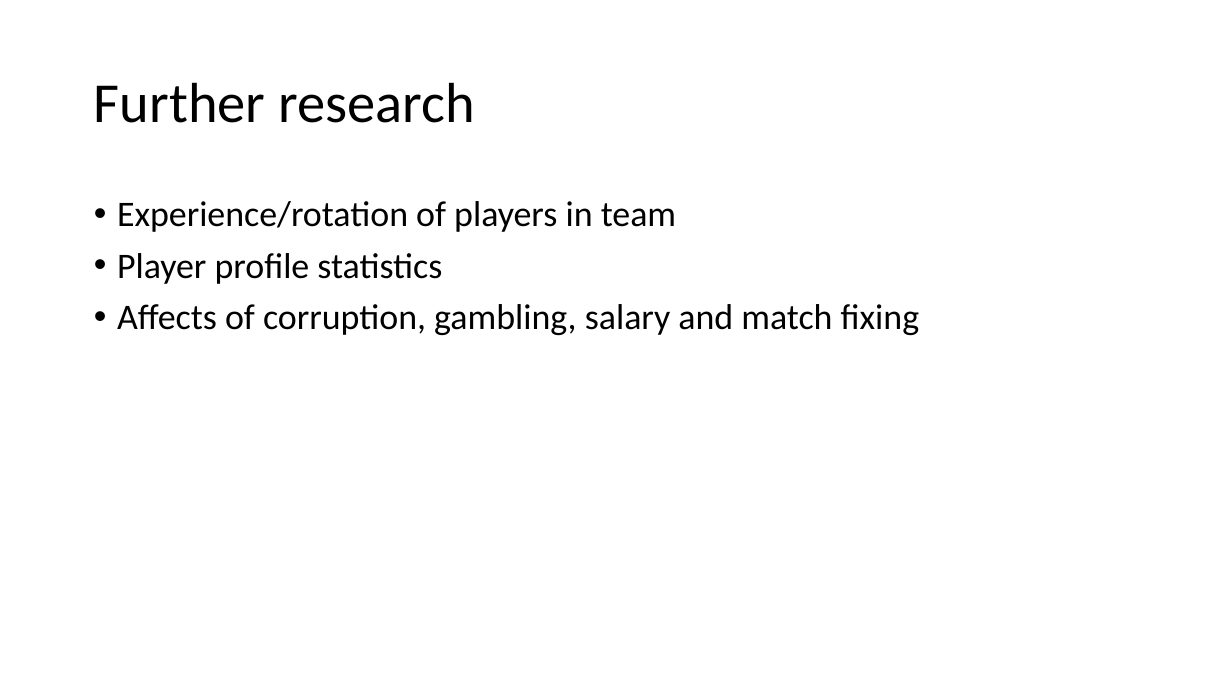
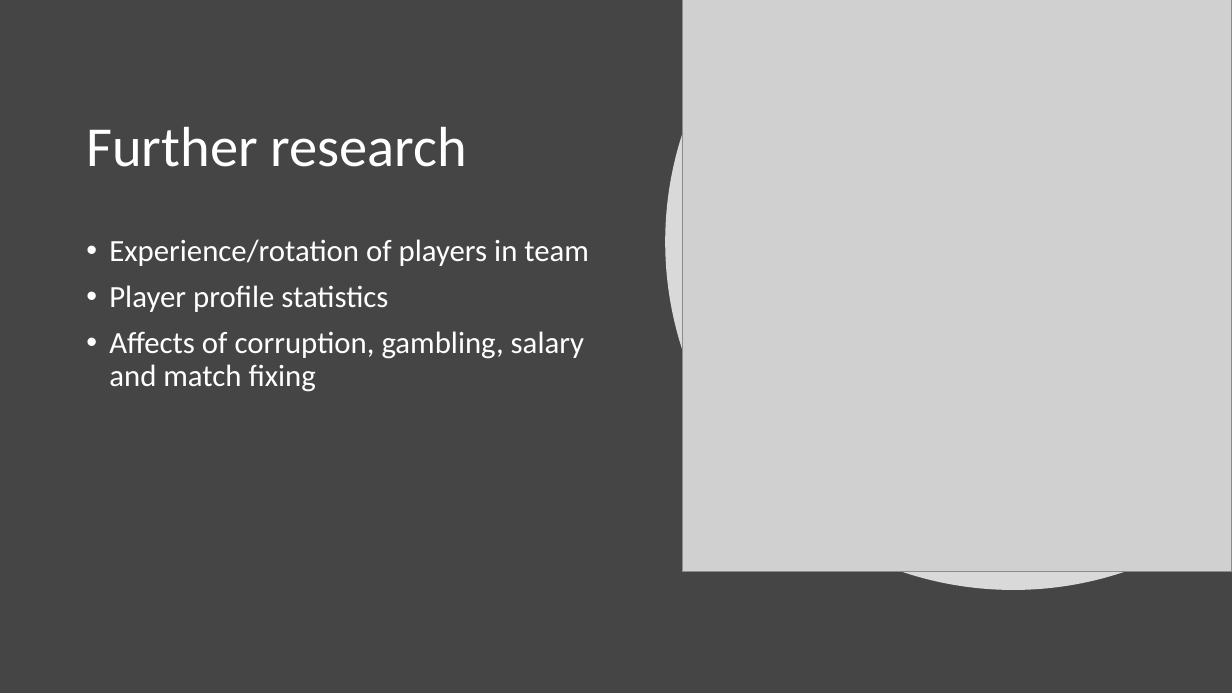
Before and after one commit to johnwanng/projectTWO, a slide deck: slide 8 of FIFA World Cup Presentation.pptx. Drawn at 1232x693 pixels with LibreOffice and Linux fonts; fonts in the diff are those of the drawing; grey boxes stand for pictures. Boxes give left, top, right and bottom in pixels: in the first picture for what was removed or moved away, otherwise in the second. Text is boxed around its words. In the diff, an @@ line names an element or a change of style, - is before the commit and + after.

```diff
--- a/FIFA World Cup Presentation.pptx
+++ b/FIFA World Cup Presentation.pptx
@@ background #FFFFFF to #454545 @@
@@ freeform shape added at <box>665,0,1232,591</box>, fill #FFFFFF at 80% opacity @@
@@ picture added at <box>682,0,1232,571</box> @@
@@ title "Further research": place and size @@
-title "Further research" at <box>94,82,475,123</box>
+title "Further research" at <box>86,127,467,167</box>
@@ title "Further research" at <box>86,127,467,167</box>: text colour #000000 to #FFFFFF @@
@@ text "Experience/rotation of players in team": place and size @@
-text "Experience/rotation of players in team" at <box>117,201,919,335</box>
+text "Experience/rotation of players in team" at <box>109,239,589,392</box>
@@ text "Experience/rotation of players in team" at <box>109,239,589,392</box>: size 28 to 24 pt, text colour #000000 to #FFFFFF @@
```
Also in this commit, not shown: 7 other slides changed, 1 slide added, 1 slide removed.
